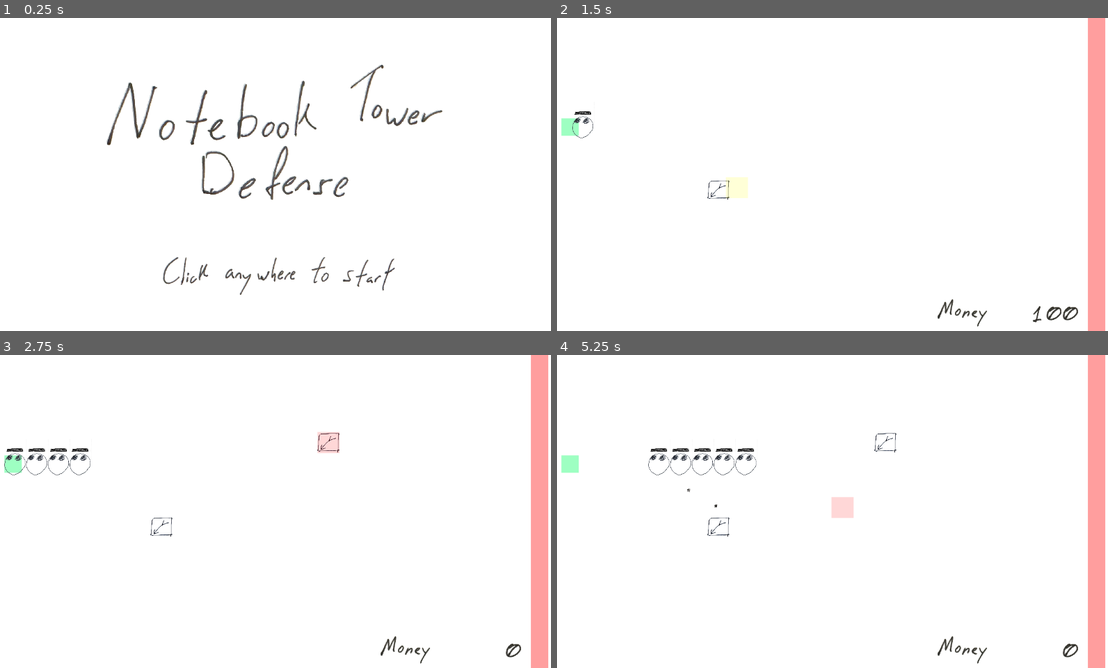
Above: before the commit, frames 1-4 (two rows, left to right).
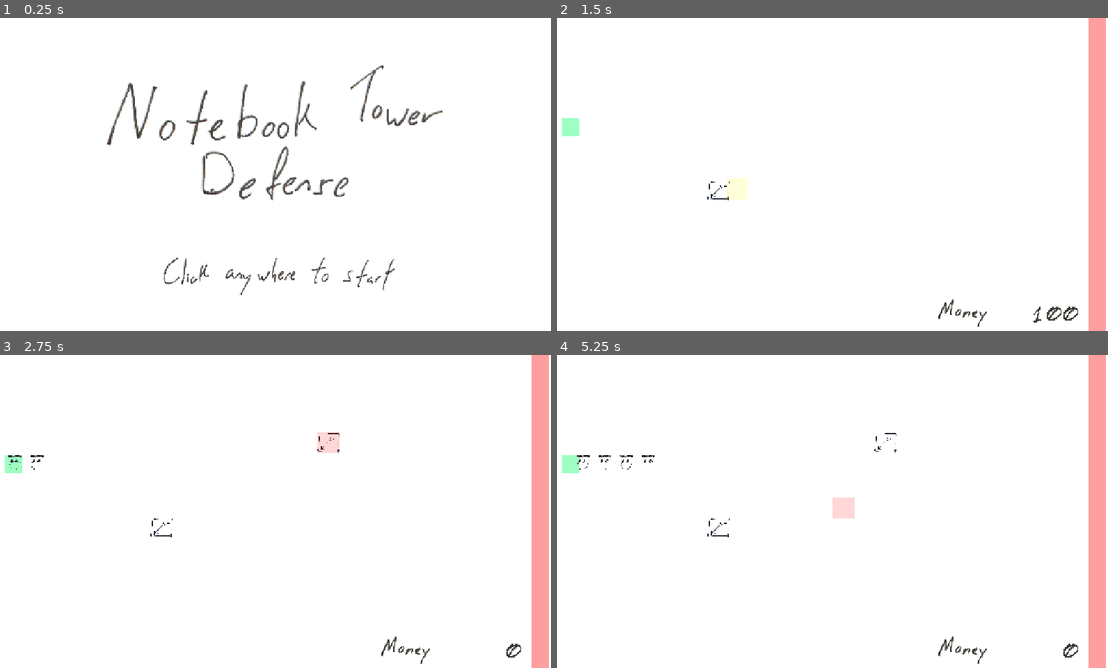
Above: after the commit, the same moments.

Repository: OzuYatamutsu/notebook-tower-defense
Game: Godot game, scene res://levels/StartScreen.tscn
Same seed, same stepped clock (60 frames per second), same inputs: the game is played once before the commit and once after it.
Inputs (mouse positions are in pixels of both pictures, inside the frame that each line leads up to):
- Up to frame 1 (0.25 s): no input
- Up to frame 2 (1.5 s): move the mouse to (953, 158) at 0.52 s; click (953, 158) at 0.67 s; move the mouse to (716, 190) at 1.27 s; click (716, 190) at 1.42 s
- Up to frame 3 (2.75 s): move the mouse to (330, 442) at 2.02 s; click (330, 442) at 2.17 s
- Up to frame 4 (5.25 s): move the mouse to (799, 574) at 2.77 s; click (799, 574) at 2.92 s; move the mouse to (997, 558) at 3.52 s; click (997, 558) at 3.67 s; move the mouse to (661, 464) at 4.27 s; click (661, 464) at 4.42 s; move the mouse to (860, 511) at 5.02 s; click (860, 511) at 5.17 s

The runs differ from the first frame. In frame 1, 1.9% of the frame differs, in the area x 19-81%, y 14-89%; in frame 2, 0.7%; in frame 3, 1.0%; in frame 4, 1.2%.

Commit message:
Scale towers/mobs a bit better; scale window size

Diff:
--- a/components/level_spawn.gd
+++ b/components/level_spawn.gd
@@ -3,7 +3,7 @@
 
 signal spawn_mob
 
-@export var SPAWN_TIMER_SECS: float = 0.5
+@export var SPAWN_TIMER_SECS: float = 1.0
 
 @onready var SpawnTimer = $SpawnTimer
 
--- a/levels/StartScreen.tscn
+++ b/levels/StartScreen.tscn
@@ -3,6 +3,33 @@
 [ext_resource type="Texture2D" uid="uid://cuuch6k1hq4wj" path="res://sprites/title_screen_title.png" id="1_f5lrp"]
 [ext_resource type="Script" uid="uid://0hjmpef0qfkf" path="res://levels/start_screen.gd" id="1_jow1r"]
 [ext_resource type="Texture2D" uid="uid://bwbies650lkxm" path="res://sprites/title_screen_label.png" id="2_jow1r"]
+
+[sub_resource type="Animation" id="Animation_jbsqp"]
+length = 0.001
+tracks/0/type = "value"
+tracks/0/imported = false
+tracks/0/enabled = true
+tracks/0/path = NodePath("VBoxContainer/Control/Label:scale")
+tracks/0/interp = 1
+tracks/0/loop_wrap = true
+tracks/0/keys = {
+"times": PackedFloat32Array(0),
+"transitions": PackedFloat32Array(1),
+"update": 0,
+"values": [Vector2(0.5, 0.5)]
+}
+tracks/1/type = "value"
+tracks/1/imported = false
+tracks/1/enabled = true
+tracks/1/path = NodePath("VBoxContainer/Control/Label:anchor_right")
+tracks/1/interp = 1
+tracks/1/loop_wrap = true
+tracks/1/keys = {
+"times": PackedFloat32Array(0),
+"transitions": PackedFloat32Array(1),
+"update": 0,
+"values": [0.75]
+}
 
 [sub_resource type="Animation" id="Animation_jow1r"]
 resource_name = "label_pulse"
@@ -30,33 +57,6 @@
 "transitions": PackedFloat32Array(1, 1, 1),
 "update": 0,
 "values": [1.0, 0.75, 1.0]
-}
-
-[sub_resource type="Animation" id="Animation_jbsqp"]
-length = 0.001
-tracks/0/type = "value"
-tracks/0/imported = false
-tracks/0/enabled = true
-tracks/0/path = NodePath("VBoxContainer/Control/Label:scale")
-tracks/0/interp = 1
-tracks/0/loop_wrap = true
-tracks/0/keys = {
-"times": PackedFloat32Array(0),
-"transitions": PackedFloat32Array(1),
-"update": 0,
-"values": [Vector2(0.5, 0.5)]
-}
-tracks/1/type = "value"
-tracks/1/imported = false
-tracks/1/enabled = true
-tracks/1/path = NodePath("VBoxContainer/Control/Label:anchor_right")
-tracks/1/interp = 1
-tracks/1/loop_wrap = true
-tracks/1/keys = {
-"times": PackedFloat32Array(0),
-"transitions": PackedFloat32Array(1),
-"update": 0,
-"values": [0.75]
 }
 
 [sub_resource type="AnimationLibrary" id="AnimationLibrary_u6biq"]
--- a/levels/test_level.tscn
+++ b/levels/test_level.tscn
@@ -31,7 +31,7 @@
 grow_vertical = 2
 
 [node name="mobs" type="Node2D" parent="viewport" groups=["mobs"]]
-scale = Vector2(0.1, 0.1)
+scale = Vector2(0.05, 0.05)
 
 [node name="towers" type="Node2D" parent="viewport" groups=["towers"]]
 scale = Vector2(0.1, 0.1)
--- a/mobs/Basic.tscn
+++ b/mobs/Basic.tscn
@@ -20,4 +20,5 @@
 shape = SubResource("RectangleShape2D_g6odd")
 
 [node name="HpBar" parent="." instance=ExtResource("3_iie2i")]
-position = Vector2(0, -320)
+position = Vector2(0, -379)
+scale = Vector2(1.6, 1.6)
--- a/project.godot
+++ b/project.godot
@@ -23,6 +23,7 @@
 
 window/size/viewport_width=1280
 window/size/viewport_height=720
+window/stretch/mode="canvas_items"
 
 [global_group]
 
